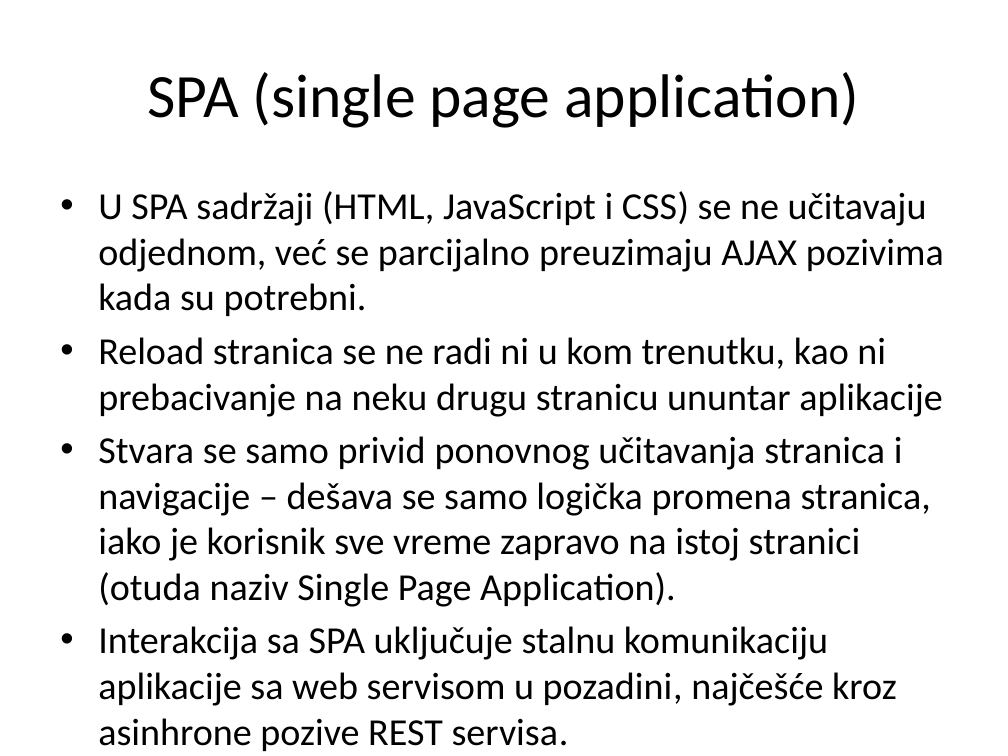
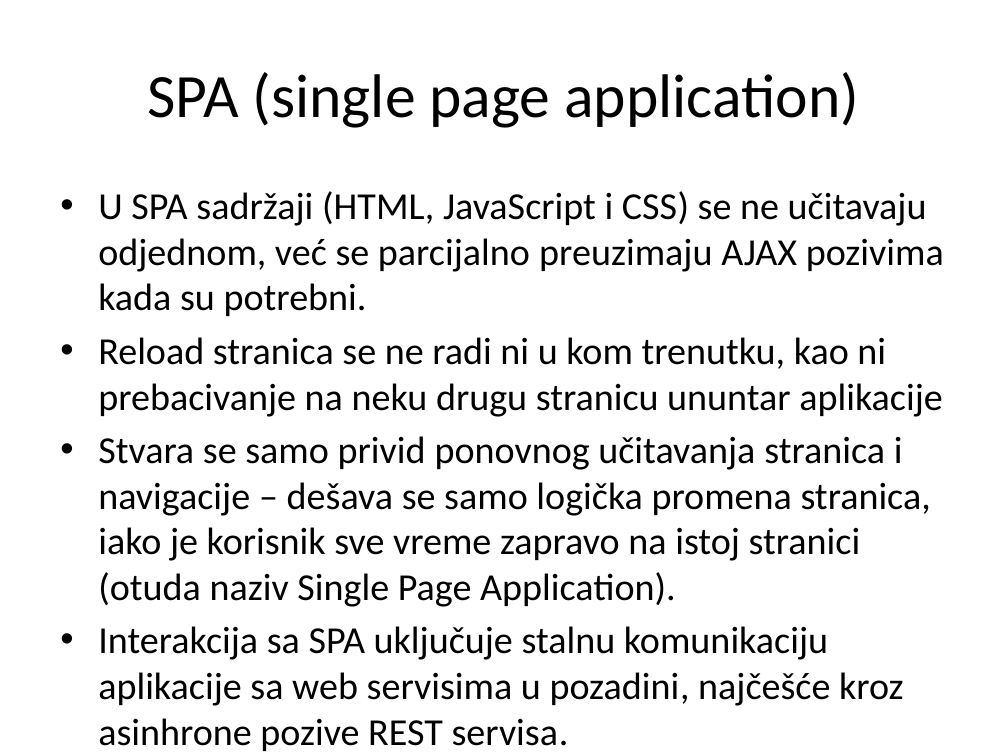
Before and after one commit to XWS2016/AngularJS, a slide deck: slide 2 of 01_Kontroleri/AngularJS_02_kontroleri.pptx. Drawn at 1008x756 pixels with LibreOffice and Linux fonts; fonts in the diff are those of the drawing. Boxes give left, top, right and bottom in pixels: in the first picture for what was removed or moved away, otherwise in the second. Text is boxed around its words. In the diff, an @@ line names an element or a change of style, - is before the commit and + after.

Commit message:
03_REST pozivi

```diff
--- a/01_Kontroleri/AngularJS_02_kontroleri.pptx
+++ b/01_Kontroleri/AngularJS_02_kontroleri.pptx
@@ text at (98, 626, 904, 751): text changed @@
-• Interakcija sa SPA uključuje stalnu komunikaciju aplikacije sa web servisom u pozadini, najčešće kroz asinhrone pozive REST servisa.
+• Interakcija sa SPA uključuje stalnu komunikaciju aplikacije sa web servisima u pozadini, najčešće kroz asinhrone pozive REST servisa.
```
Also in this commit, not shown: 8 other slides changed, 3 slides added, 47 other files.
